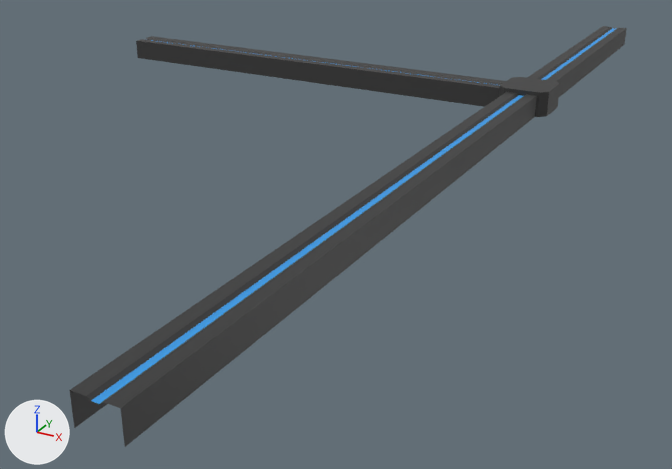
The FBX model Assets/Models/PowerCables/1110.fbx, before and after one commit.
Before and after are seen from a 50 mm camera at (0.55, -1.54, 0.53) aimed at (-0.28, -0.02, -0.23). Arrows for +X, +Y and +Z are at lower left; the lights stay in place. Where no turn or scale is listed for an object, it has been applied to the vertices.

In view in the first picture: '1110'.
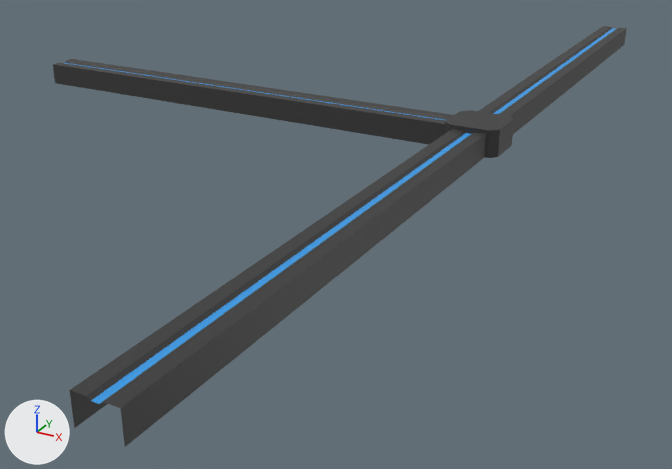
Boxes (x1, y1, x2, y2) around the edits, measured in the pictures (672 x 469 px):
'1110', reshaped
    before: (69, 26, 627, 447)
    after: (53, 26, 627, 447)

Edits to the bpy script that builds the scene:
```text
Change me_plane_117:
    where me_plane_117.from_pydata(...)  # 133 vertices, 112 faces; spans x -1.0..0.05, y -1.0..1.0, z 0.0..0.05
    used by ob_1110; location = (0.0, 0.0, 0.0)
    me_plane_117 part 1: all 117 vertices in x -1.0..0.05, y 0.23..0.34, z 0.0..0.05 are moved by (0.0, -0.29, 0.0)
```
